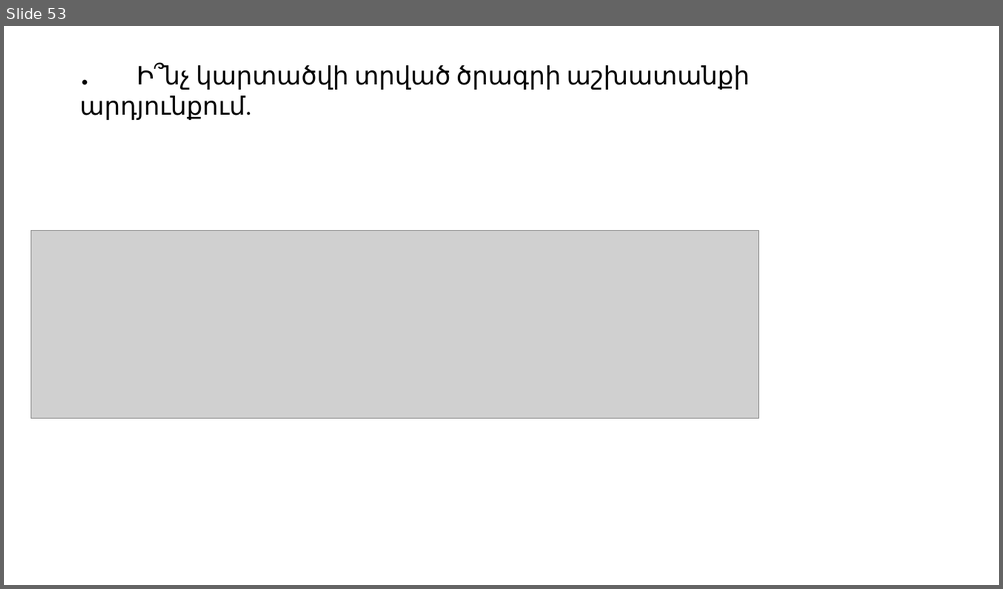
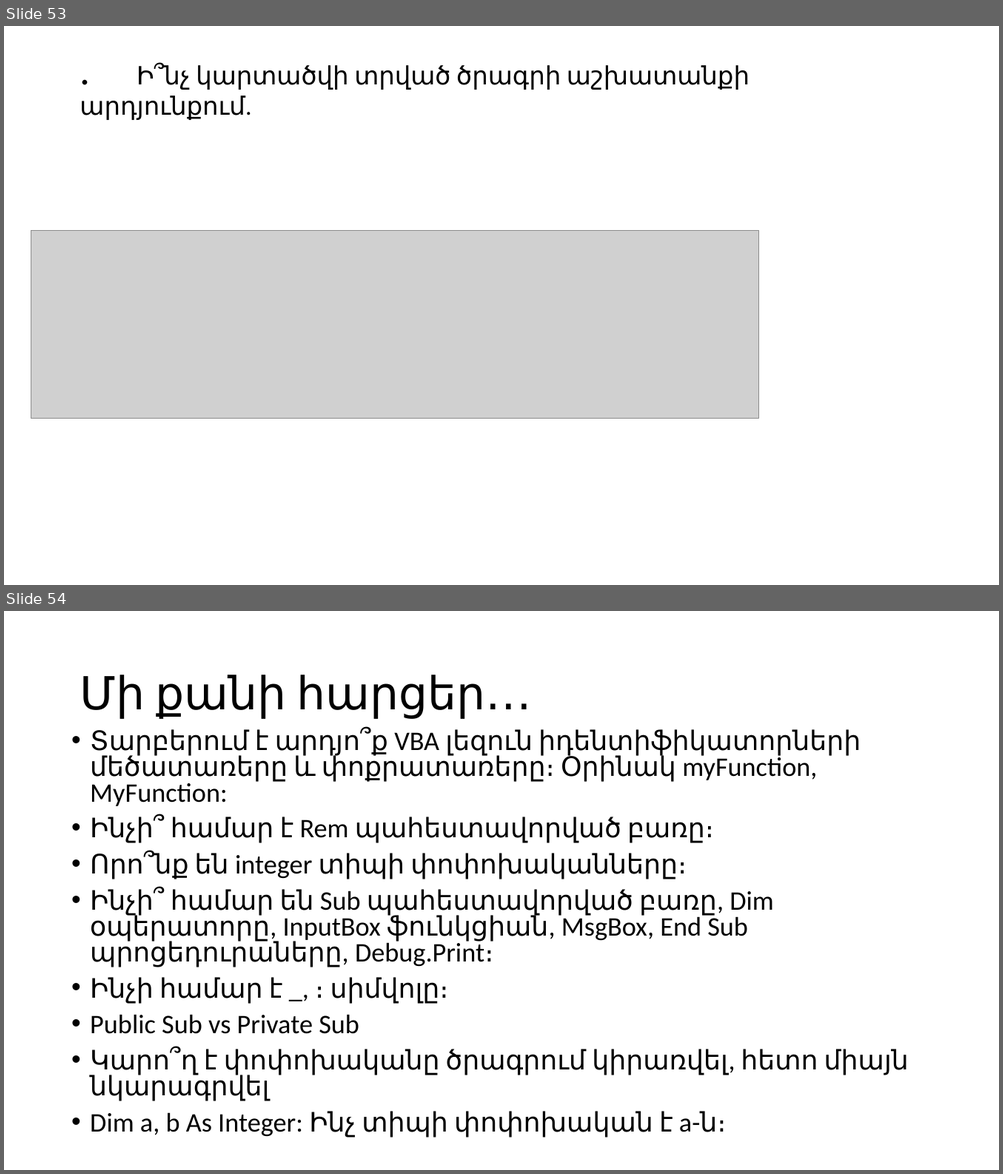
Before and after one commit to Zilfimian/VBA-Spring_2019-YSU, a slide deck: Problems/VBA.pptx. Shown one above the other, each under a label of ours: slide 53 before the commit, slides 53 and 54 after it. The pictures are 1003x589 and 1003x1174 pixels, drawn with LibreOffice and Linux fonts; fonts in the diff are those of the drawing; grey boxes stand for pictures. Boxes give left, top, right and bottom in pixels: in the first picture for what was removed or moved away, otherwise in the second. Text is boxed around its words. In the diff, an @@ line names an element or a change of style, - is before the commit and + after.

```diff
--- a/Problems/VBA.pptx
+++ b/Problems/VBA.pptx
@@ slide 54 added at (4, 611, 999, 1170), background #FFFFFF @@
@@ title added at (79, 675, 531, 719), 44 pt, text #000000 @@
+Մի քանի հարցեր․․․
@@ text added at (90, 729, 908, 1138), 25.9 pt, text #000000 @@
+• Տարբերում է արդյո՞ք VBA լեզուն իդենտիֆիկատորների մեծատառերը և փոքրատառերը։ Օրինակ myFunction, MyFunction:
+• Ինչի՞ համար է Rem պահեստավորված բառը։
+• Որո՞նք են integer տիպի փոփոխականները։
+• Ինչի՞ համար են Sub պահեստավորված բառը, Dim օպերատորը, InputBox ֆունկցիան, MsgBox, End Sub պրոցեդուրաները, Debug.Print։
+• Ինչի համար է _, ։ սիմվոլը։
+• Public Sub vs Private Sub
+• Կարո՞ղ է փոփոխականը ծրագրում կիրառվել, հետո միայն նկարագրվել
+• Dim a, b As Integer: Ինչ տիպի փոփոխական է a-ն։
```
Also in this commit, not shown: 1 slide changed, 14 other slides added.
